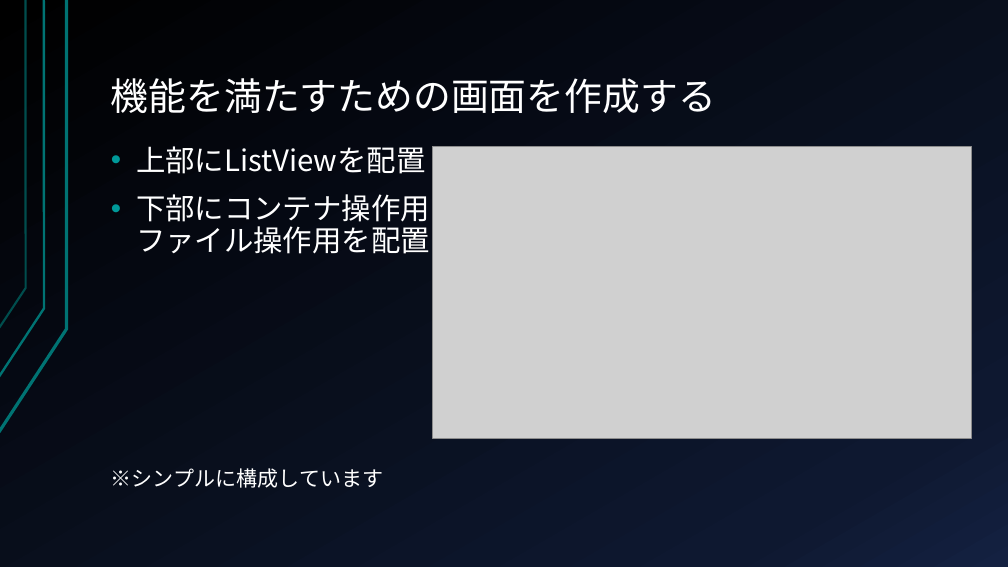
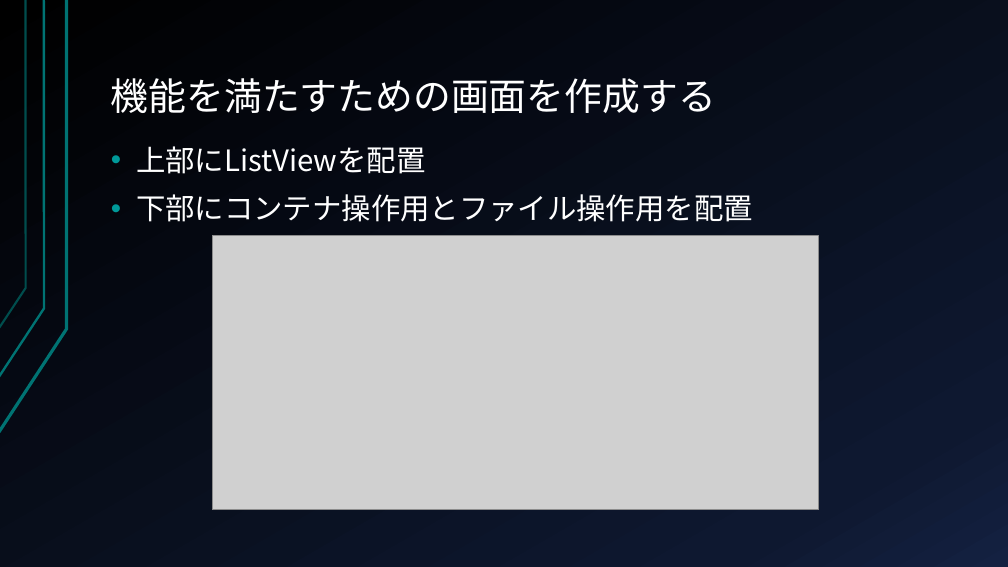
Before and after one commit to CryEarth/StorageUWPApps, a slide deck: slide 24 of チュートリアルなど.pptx. Drawn at 1008x567 pixels with LibreOffice and Linux fonts; fonts in the diff are those of the drawing; grey boxes stand for pictures. Boxes give left, top, right and bottom in pixels: in the first picture for what was removed or moved away, otherwise in the second. Text is boxed around its words. In the diff, an @@ line names an element or a change of style, - is before the commit and + after.

```diff
--- a/チュートリアルなど.pptx
+++ b/チュートリアルなど.pptx
@@ picture removed at (433, 147, 972, 439) @@
@@ text at (136, 194, 753, 222): text changed @@
-• 下部にコンテナ操作用
-  ファイル操作用を配置
-※シンプルに構成しています
+• 下部にコンテナ操作用とファイル操作用を配置
@@ picture added at (212, 236, 819, 510) @@
```
Also in this commit, not shown: 8 other slides changed, 4 other files.
